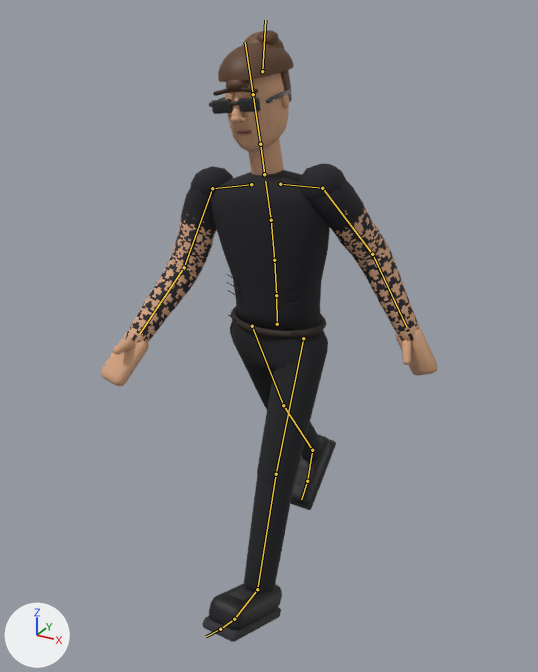
The glTF model assets/models/shared/brady.glb: old version first, new version second.
Both versions are drawn from a 50 mm lens placed at (1.083, -2.027, 1.968), pointed at (-0.023, -0.016, 0.963). Every picture has the same lights, and +X, +Y and +Z are marked at lower left. The first picture is the older version. Both versions are drawn at frame 9 of the action 'walk'; the numbers are the values there. The bones that change, and the others that lie on the model, are drawn over the model as lines.

In view in the first picture: 'brady'.
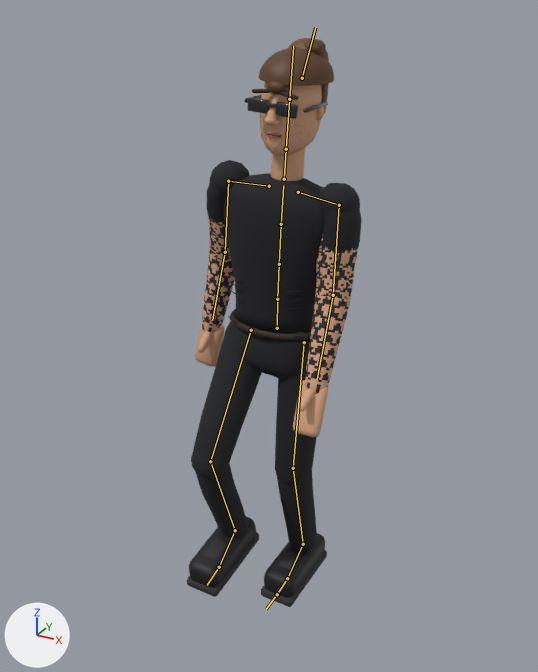
Location of each change, (x1, y1, x2, y2) in pixels of the pictures (538 x 672 px):
'brady', posed (48% narrower, 7% shorter): before (100, 30, 438, 642); after (187, 38, 362, 607)
bone 'mixamorig:Hips', root to tip: before (277, 324) to (276, 295); after (277, 328) to (277, 299)
bone 'mixamorig:LeftUpLeg', root to tip: before (303, 338) to (276, 474); after (304, 342) to (293, 468)
bone 'mixamorig:LeftLeg', root to tip: before (276, 474) to (257, 589); after (293, 468) to (303, 544)
bone 'mixamorig:LeftFoot', root to tip: before (257, 589) to (234, 619); after (303, 544) to (287, 578)
bone 'mixamorig:RightUpLeg', root to tip: before (252, 326) to (283, 405); after (251, 330) to (210, 461)
bone 'mixamorig:RightLeg', root to tip: before (283, 405) to (312, 450); after (210, 461) to (235, 530)
bone 'mixamorig:RightFoot', root to tip: before (312, 450) to (307, 481); after (235, 530) to (219, 567)
bone 'mixamorig:Spine', root to tip: before (276, 295) to (274, 260); after (277, 299) to (279, 264)
bone 'mixamorig:Spine1', root to tip: before (274, 260) to (271, 220); after (279, 264) to (281, 224)
bone 'mixamorig:Spine2', root to tip: before (271, 220) to (265, 181); after (281, 224) to (283, 185)
bone 'mixamorig:LeftArm', root to tip: before (322, 188) to (372, 254); after (339, 205) to (333, 295)
bone 'mixamorig:Neck', root to tip: before (264, 174) to (260, 144); after (284, 179) to (286, 149)
bone 'mixamorig:Head', root to tip: before (260, 144) to (253, 94); after (286, 149) to (289, 99)
bone 'mixamorig:RightArm', root to tip: before (212, 188) to (184, 267); after (228, 181) to (225, 252)
bone 'mixamorig:RightForeArm', root to tip: before (184, 267) to (139, 334); after (225, 252) to (212, 320)

The change in detail:
Bone 'mixamorig:Hips' (bone_mixamorig_hips) moves from (0.0, -0.003, 0.0) to (0.0, -0.017, 0.0).
Bone 'mixamorig:Hips' (bone_mixamorig_hips) turns from (3, -3, 0) to (0, 0, -1) degrees about its own x, y and z.
Bone 'mixamorig:LeftUpLeg' (bone_mixamorig_leftupleg) turns from (-25, 0, 0) to (-7, 0, 0) degrees about its own x, y and z.
Bone 'mixamorig:LeftLeg' (bone_mixamorig_leftleg) turns from (6, 0, 0) to (21, 0, 0) degrees about its own x, y and z.
Bone 'mixamorig:LeftFoot' (bone_mixamorig_leftfoot) turns from (-8, 0, 0) to (-15, 0, 0) degrees about its own x, y and z.
Bone 'mixamorig:RightUpLeg' (bone_mixamorig_rightupleg) turns from (25, 0, 0) to (-36, 0, 0) degrees about its own x, y and z.
Bone 'mixamorig:RightLeg' (bone_mixamorig_rightleg) turns from (9, 0, 0) to (57, 0, 0) degrees about its own x, y and z.
Bone 'mixamorig:RightFoot' (bone_mixamorig_rightfoot) turns from (7, 0, 0) to (-15, 0, 0) degrees about its own x, y and z.
Bone 'mixamorig:Spine' (bone_mixamorig_spine) turns from (1, 1, 1) to (1, 1, -2) degrees about its own x, y and z.
Bone 'mixamorig:Spine1' (bone_mixamorig_spine1) turns from (0, 1, 2) to (1, 0, -1) degrees about its own x, y and z.
Bone 'mixamorig:Spine2' (bone_mixamorig_spine2) turns from (0, 2, 2) to (1, 0, -1) degrees about its own x, y and z.
Bone 'mixamorig:LeftArm' (bone_mixamorig_leftarm) turns from (-69, 22, 0) to (-83, -11, 0) degrees about its own x, y and z.
Bone 'mixamorig:Neck' (bone_mixamorig_neck) turns from (1, 0, 0) to (0, 0, 0) degrees about its own x, y and z.
Bone 'mixamorig:Head' (bone_mixamorig_head) turns from (1, -1, 0) to (-1, 0, 0) degrees about its own x, y and z.
Bone 'mixamorig:RightArm' (bone_mixamorig_rightarm) turns from (-69, 22, 0) to (-83, -11, 0) degrees about its own x, y and z.
Bone 'mixamorig:RightForeArm' (bone_mixamorig_rightforearm) turns from (0, 0, 27) to (0, 0, 16) degrees about its own x, y and z.
